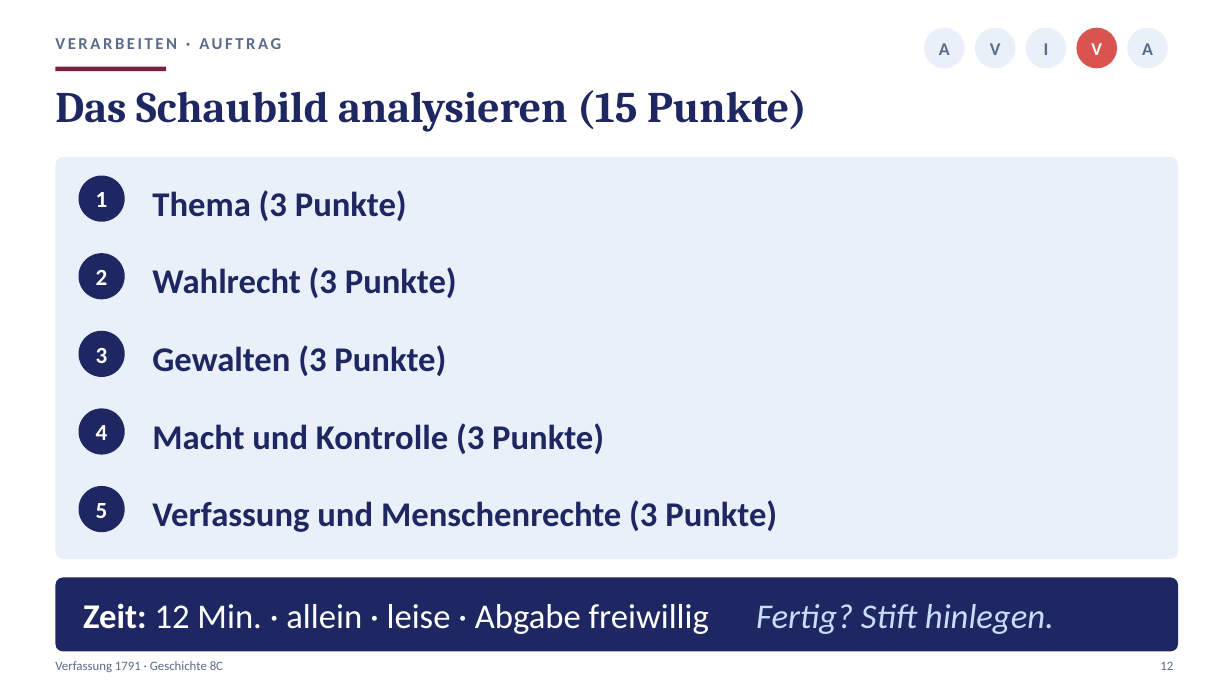
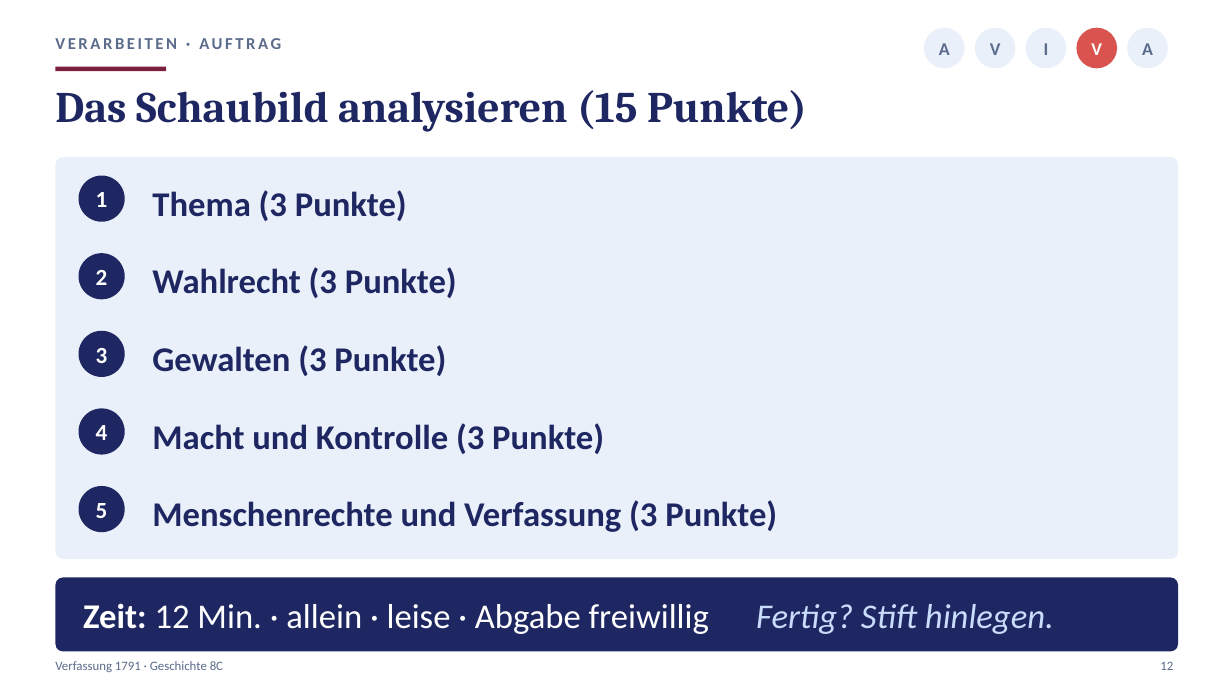
Before and after one commit to golzkonstantin-gif/Schule, a slide deck: slide 12 of Geschichte_8/Stunde5_Verfassung/Praesentation_Stunde5_Verfassung_8C.pptx. Drawn at 1232x693 pixels with LibreOffice and Linux fonts; fonts in the diff are those of the drawing. Boxes give left, top, right and bottom in pixels: in the first picture for what was removed or moved away, otherwise in the second. Text is boxed around its words. In the diff, an @@ line names an element or a change of style, - is before the commit and + after.

```diff
--- a/Geschichte_8/Stunde5_Verfassung/Praesentation_Stunde5_Verfassung_8C.pptx
+++ b/Geschichte_8/Stunde5_Verfassung/Praesentation_Stunde5_Verfassung_8C.pptx
@@ text at [152,500,777,532]: text changed @@
-Verfassung und Menschenrechte (3 Punkte)
+Menschenrechte und Verfassung (3 Punkte)
```
Also in this commit, not shown: 3 other slides changed, 10 other files.
